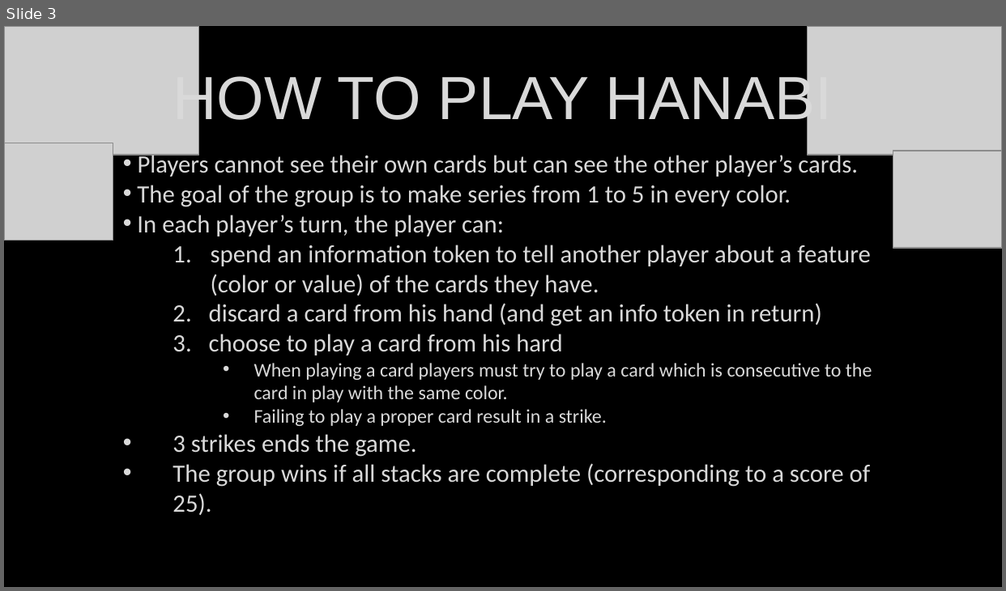
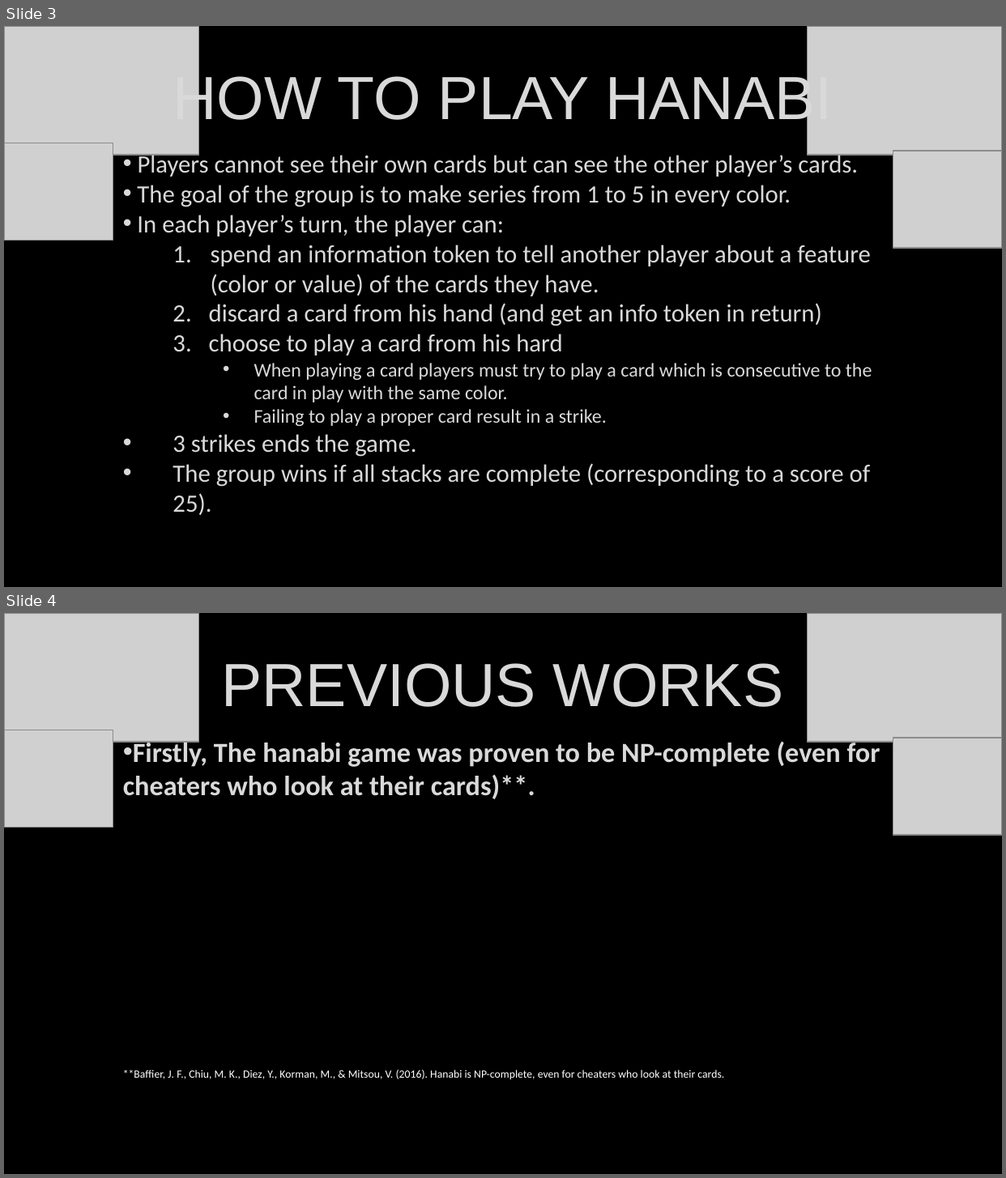
Before and after one commit to Untzi/ec_hanabi, a slide deck: hanabi (1).pptx. Shown one above the other, each under a label of ours: slide 3 before the commit, slides 3 and 4 after it. The pictures are 1006x591 and 1006x1178 pixels, drawn with LibreOffice and Linux fonts; fonts in the diff are those of the drawing; grey boxes stand for pictures. Boxes give left, top, right and bottom in pixels: in the first picture for what was removed or moved away, otherwise in the second. Text is boxed around its words. In the diff, an @@ line names an element or a change of style, - is before the commit and + after.

```diff
--- a/hanabi (1).pptx
+++ b/hanabi (1).pptx
@@ slide 4 added at [4, 613, 1002, 1174], background #000000 @@
@@ picture added at [4, 613, 198, 742] @@
@@ picture added at [808, 613, 1002, 742] @@
@@ title added at [221, 663, 783, 707], 44 pt, text #D9D9D9 @@
+PREVIOUS WORKS
@@ picture added at [4, 730, 113, 827] @@
@@ text added at [123, 739, 880, 1080], 8 pt, text #FFFFFF @@
+• Firstly, The hanabi game was proven to be NP-complete (even for cheaters who look at their cards)**.
+**Baffier, J. F., Chiu, M. K., Diez, Y., Korman, M., & Mitsou, V. (2016). Hanabi is NP-complete, even for cheaters who look at their cards.
@@ picture added at [893, 738, 1002, 835] @@
```
Also in this commit, not shown: 2 slides changed.
